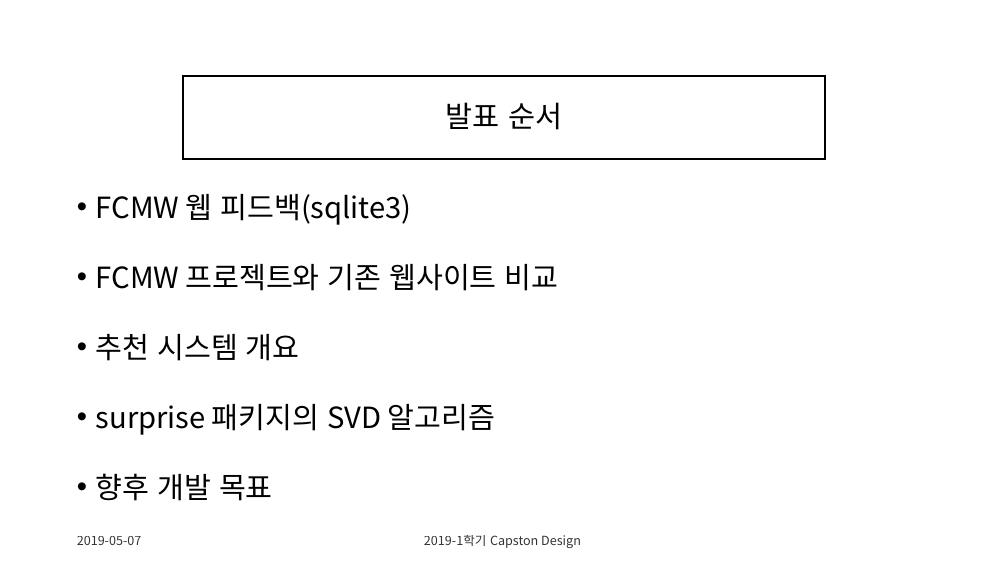
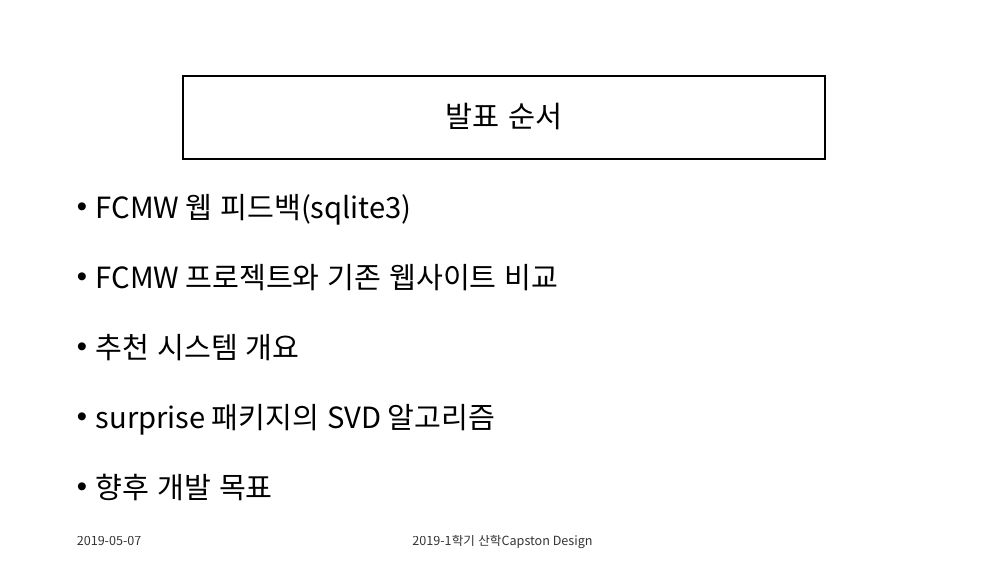
Before and after one commit to CheonSeounghyun/Coordination-Recommend, a slide deck: slide 2 of doc/9주차 ppt.pptx. Drawn at 1008x567 pixels with LibreOffice and Linux fonts; fonts in the diff are those of the drawing. Boxes give left, top, right and bottom in pixels: in the first picture for what was removed or moved away, otherwise in the second. Text is boxed around its words. In the diff, an @@ line names an element or a change of style, - is before the commit and + after.

Commit message:
9ppt

```diff
--- a/doc/9주차 ppt.pptx
+++ b/doc/9주차 ppt.pptx
@@ text at [412,535,593,548]: text changed @@
-2019-1학기 Capston Design
+2019-1학기 산학Capston Design
```
Also in this commit, not shown: 7 other slides changed.
